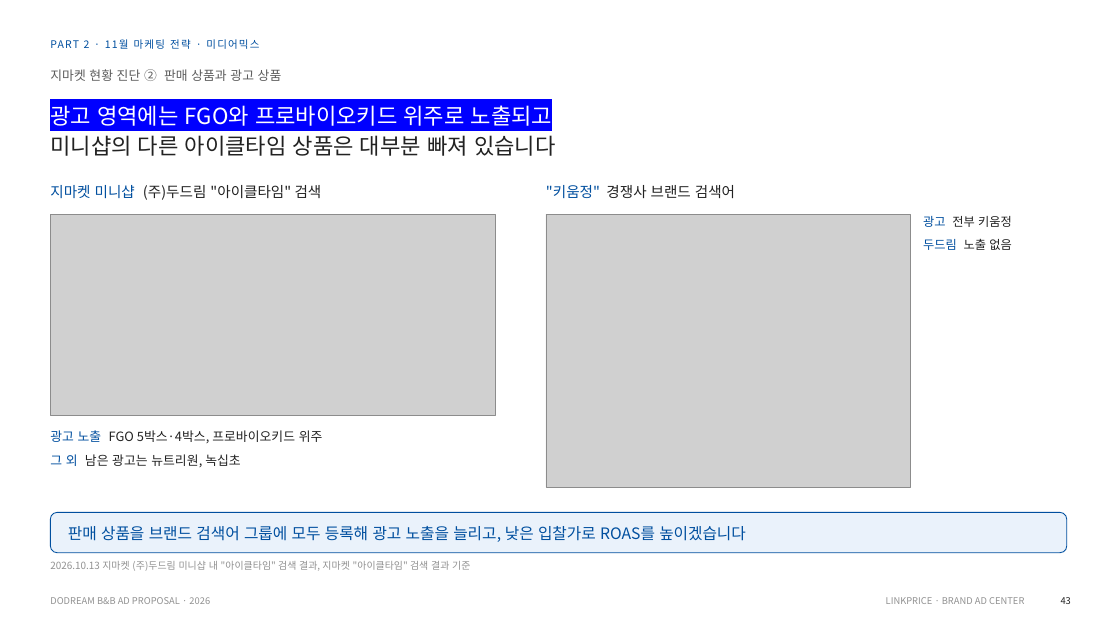
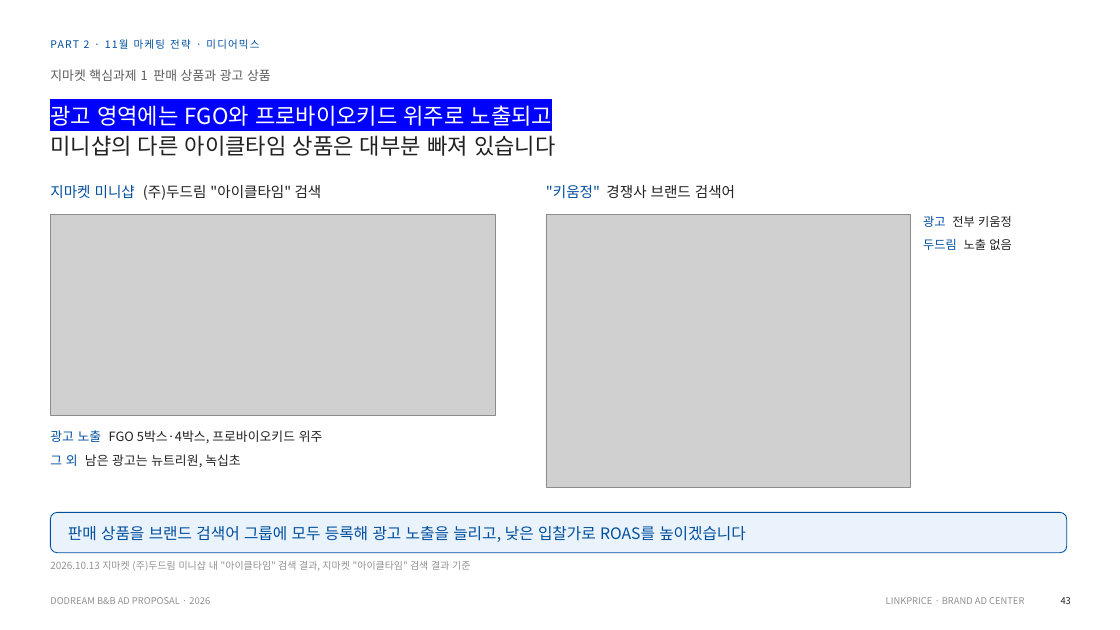
Before and after one commit to sonnet24/mypage, a slide deck: slide 9 of 쿠팡_오픈마켓_11월_261013_취합본.pptx. Drawn at 1120x630 pixels with LibreOffice and Linux fonts; fonts in the diff are those of the drawing; grey boxes stand for pictures. Boxes give left, top, right and bottom in pixels: in the first picture for what was removed or moved away, otherwise in the second. Text is boxed around its words. In the diff, an @@ line names an element or a change of style, - is before the commit and + after.

```diff
--- a/쿠팡_오픈마켓_11월_261013_취합본.pptx
+++ b/쿠팡_오픈마켓_11월_261013_취합본.pptx
@@ text at [50,69,271,81]: text changed @@
-지마켓 현황 진단 ② 판매 상품과 광고 상품
+지마켓 핵심과제 1 판매 상품과 광고 상품
```
Also in this commit, not shown: 4 other slides changed.
